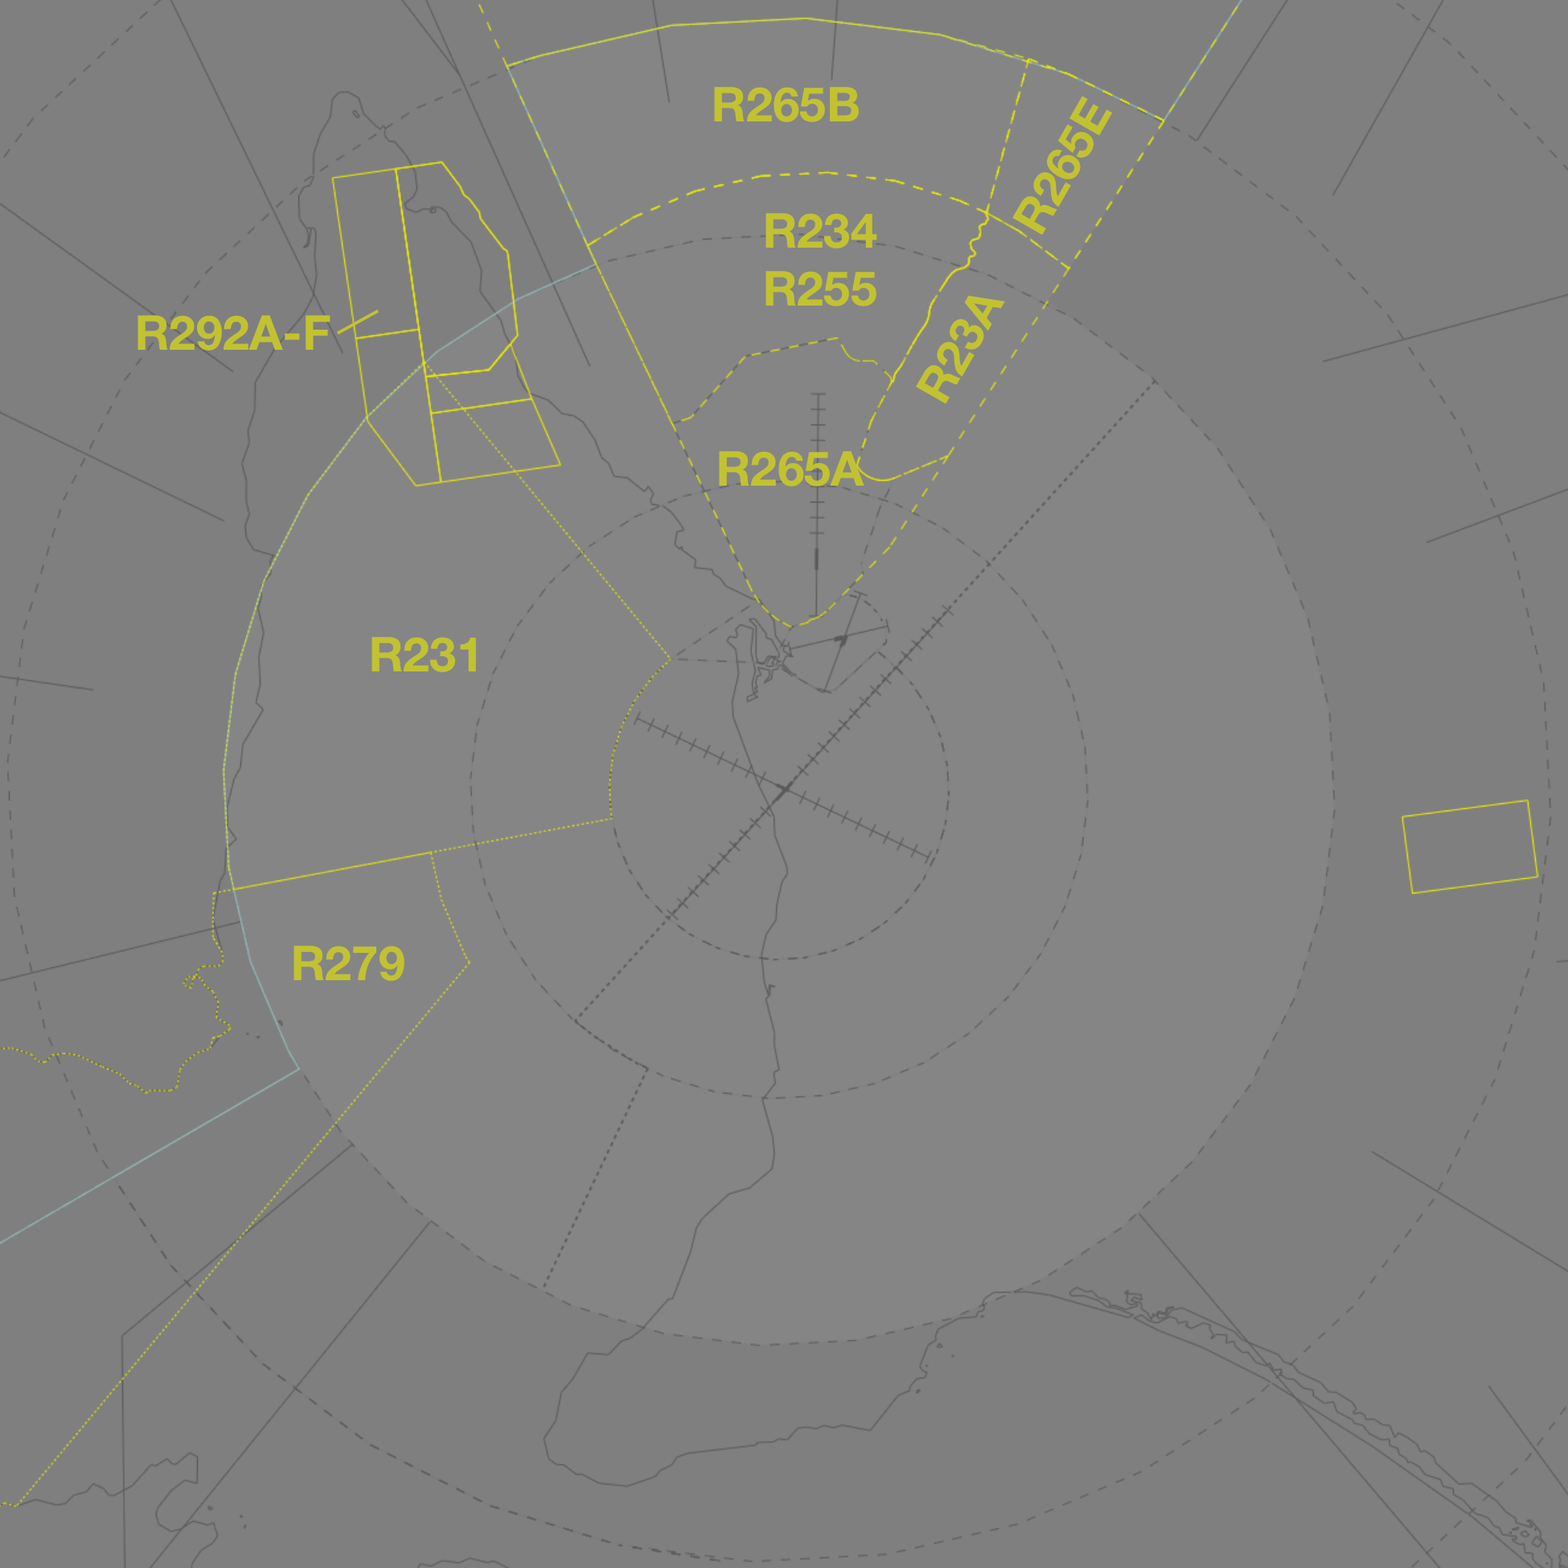
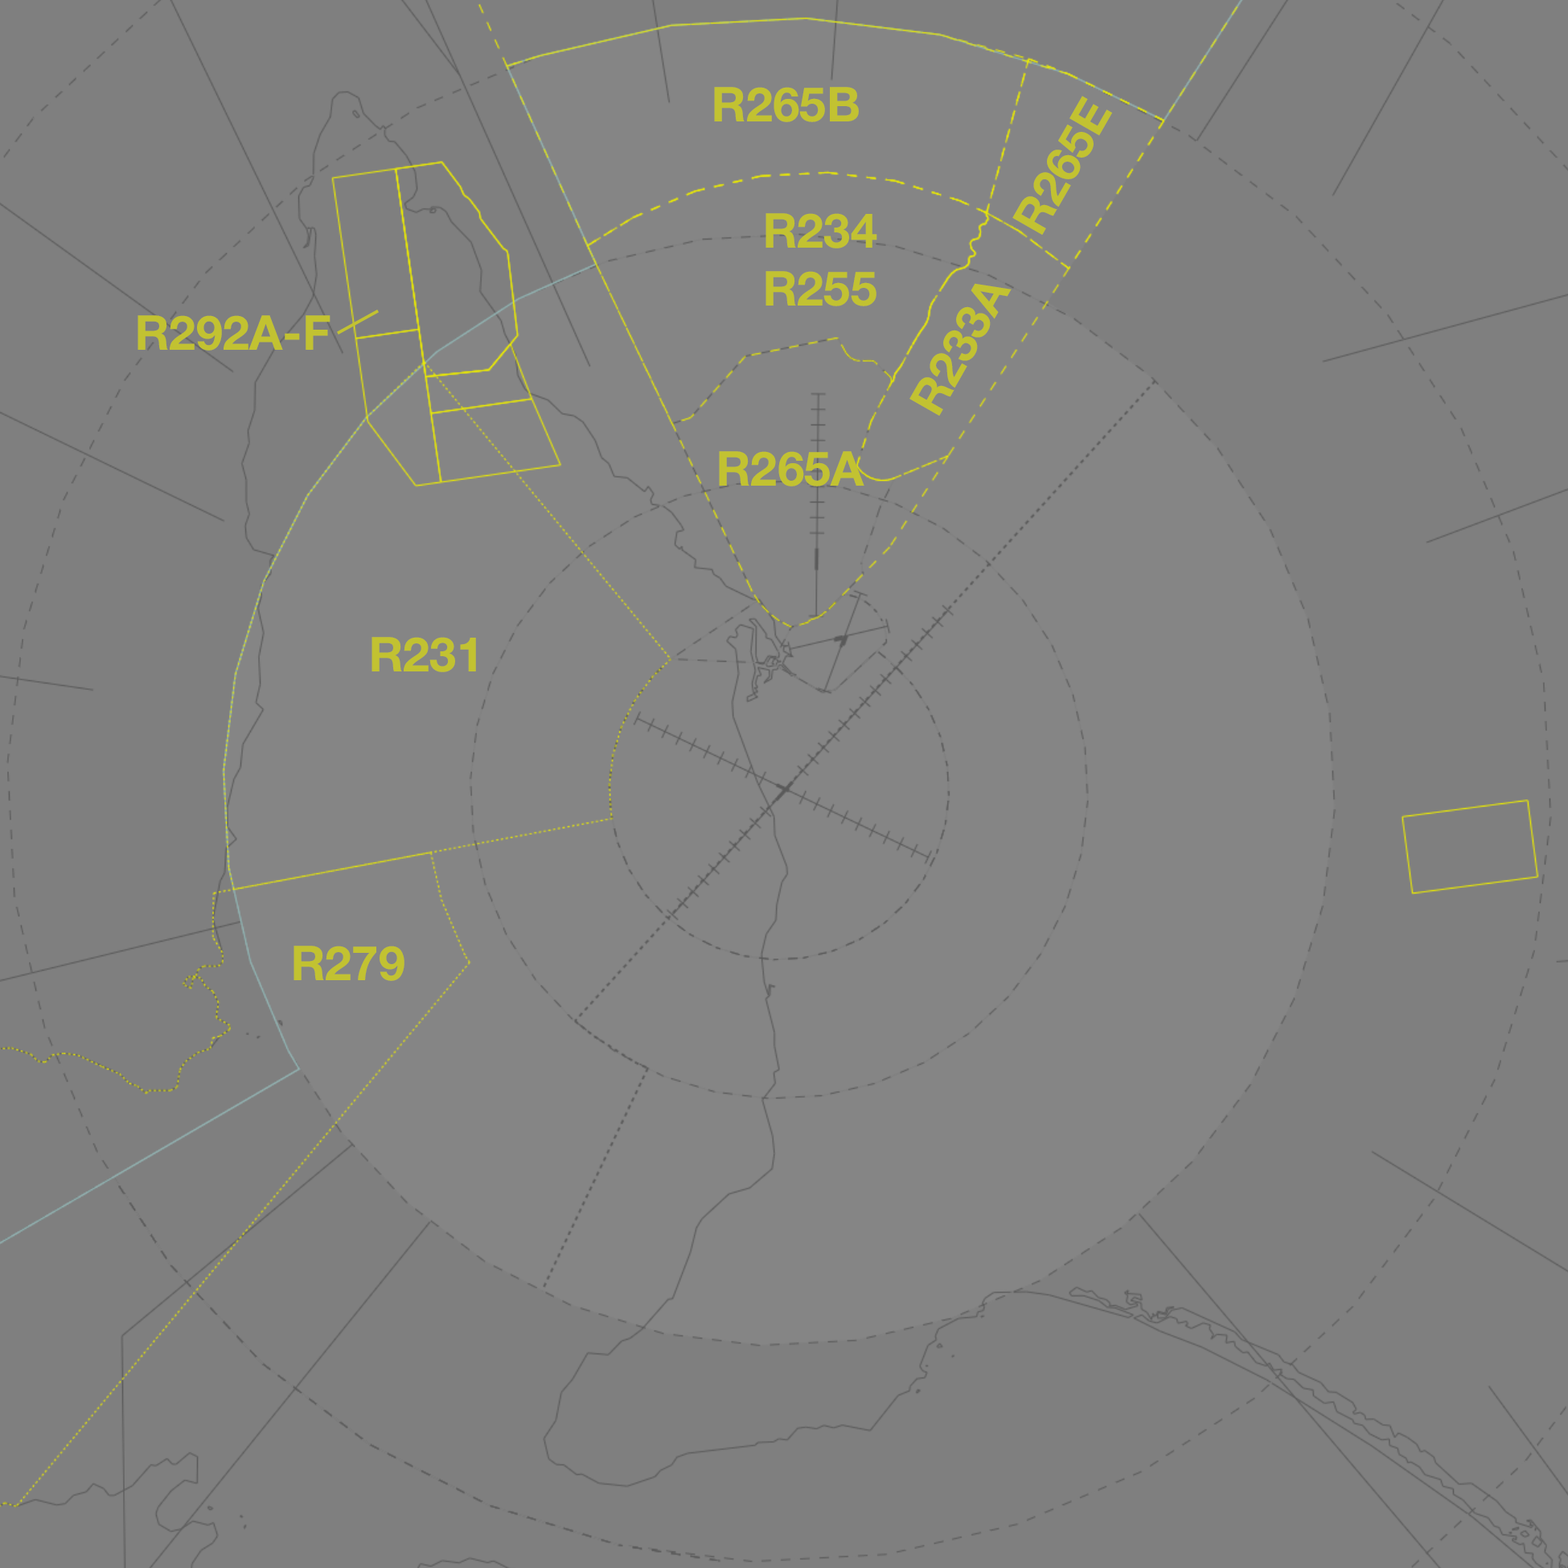
Layered file, before and after one edit (w=1568, h=1568). Changes by layer:
renamed "R23A" to "R233A", painted on it over left=909, top=283, right=1012, bottom=416